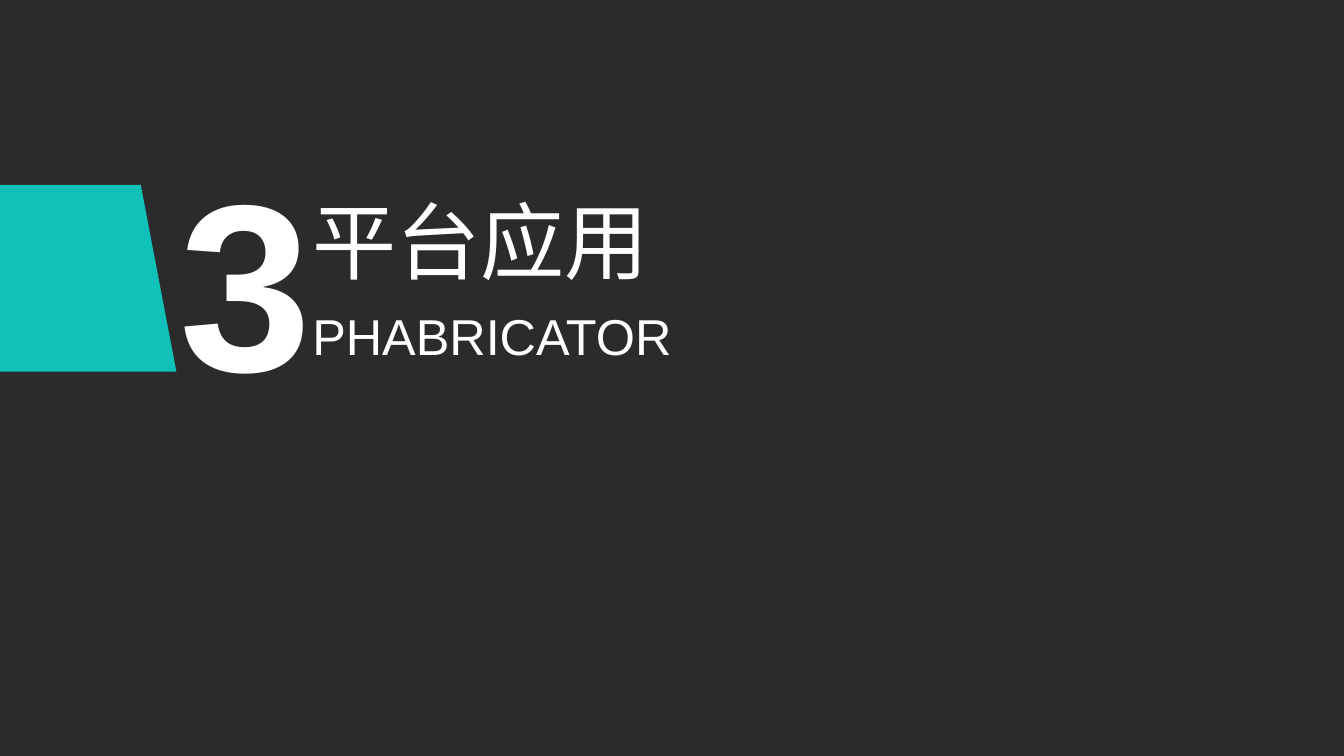
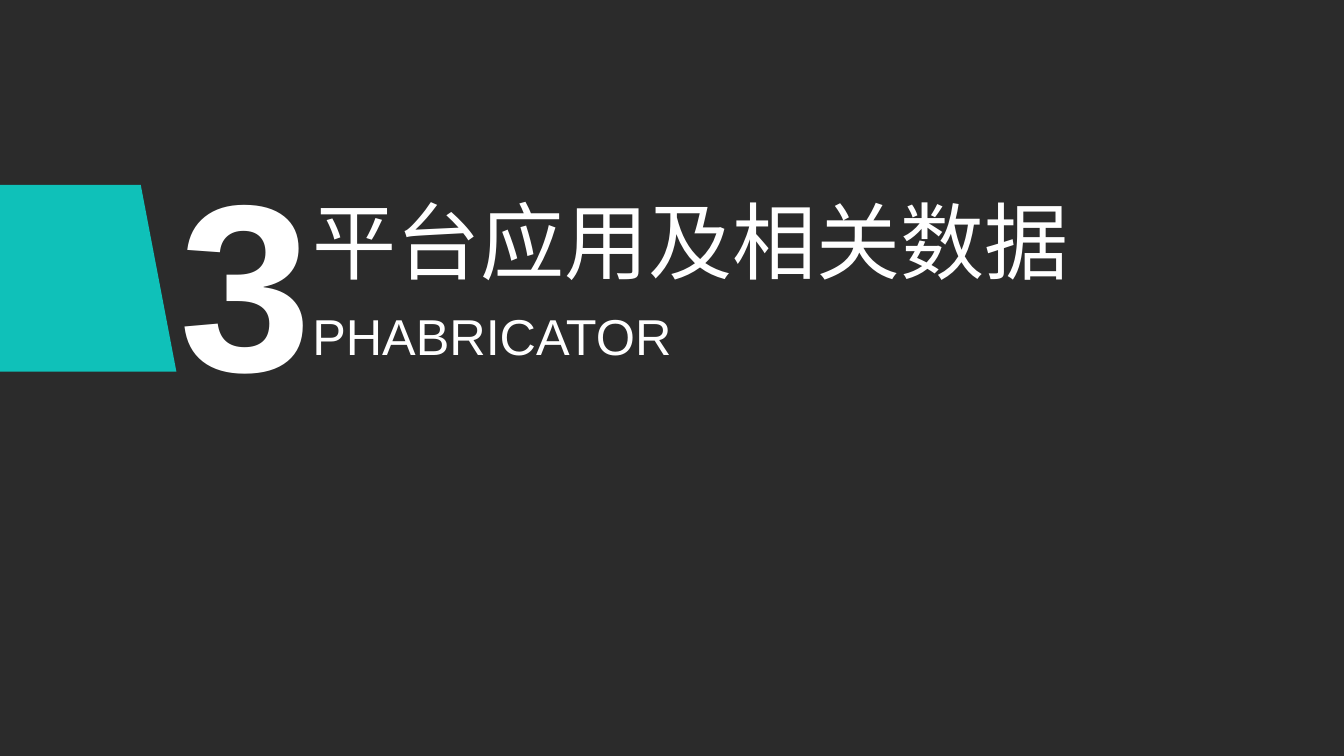
Before and after one commit to tojiang/cyxk, a slide deck: slide 7 of TeamReportSlides/Group-2/第2组-小组报告-第10周_20171127.pptx (slide 8 before the commit). Drawn at 1344x756 pixels with LibreOffice and Linux fonts; fonts in the diff are those of the drawing; background and template pictures are left out; a plain dark background stands for a picture behind light text. Boxes give left, top, right and bottom in pixels: in the first picture for what was removed or moved away, otherwise in the second. Text is boxed around its words. In the diff, an @@ line names an element or a change of style, - is before the commit and + after.

```diff
--- a/TeamReportSlides/Group-2/第2组-小组报告-第10周_20171127.pptx
+++ b/TeamReportSlides/Group-2/第2组-小组报告-第10周_20171127.pptx
@@ text at (312, 202, 1068, 280): text changed @@
-平台应用
+平台应用及相关数据
```
Also in this commit, not shown: 4 other slides changed, 4 slides added, 1 slide removed.
